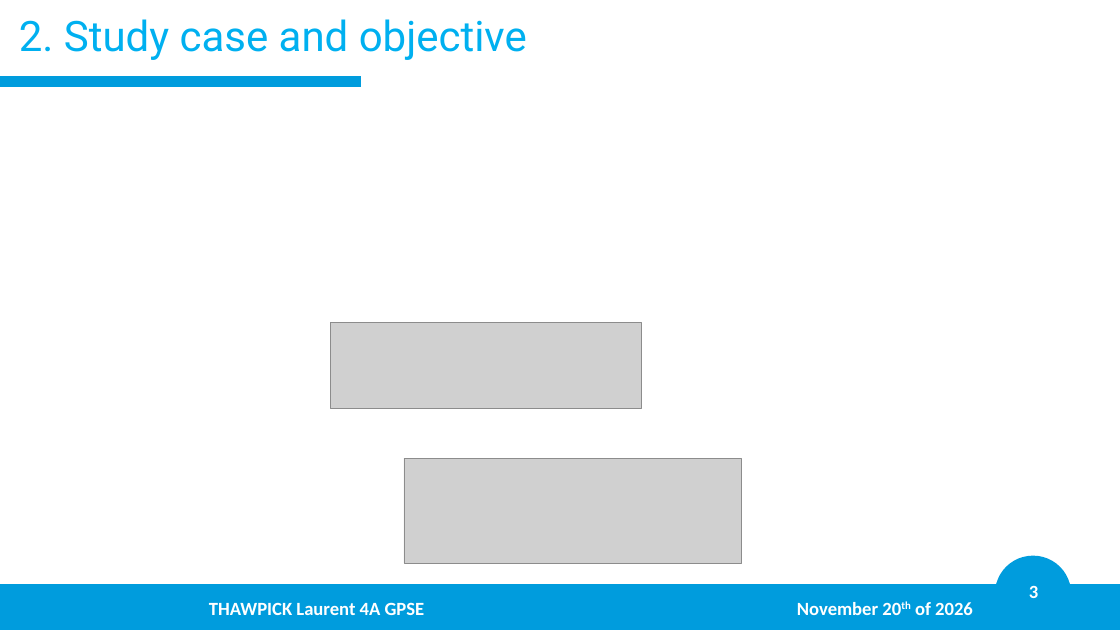
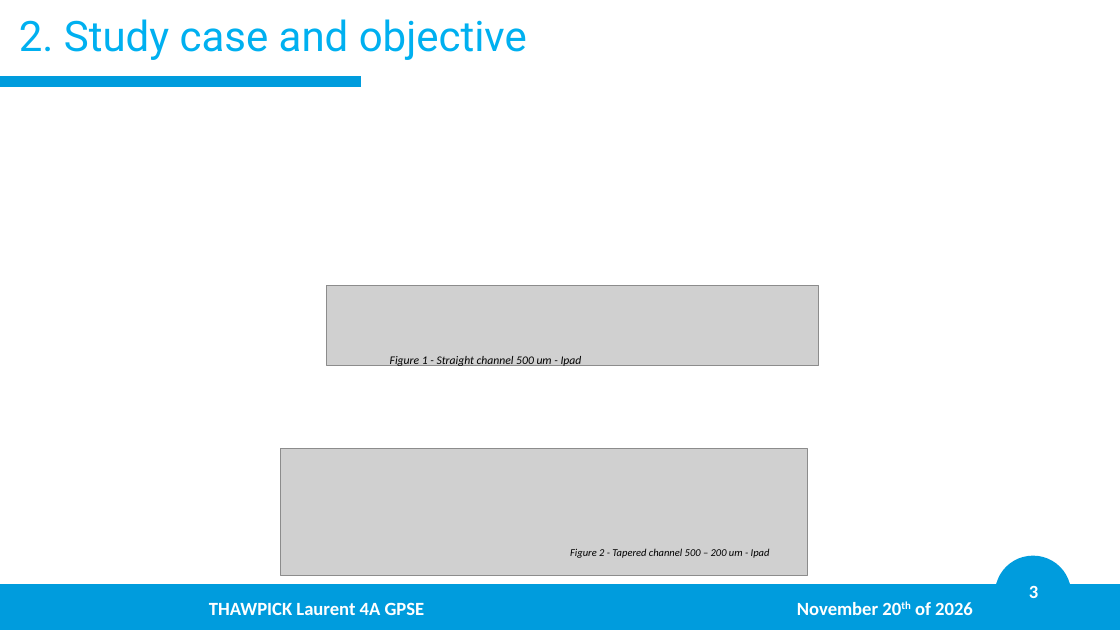
Before and after one commit to LaurentThaw/plasma-tubing, a slide deck: slide 3 of PDR for 20.11.26/PDR.pptx. Drawn at 1120x630 pixels with LibreOffice and Linux fonts; fonts in the diff are those of the drawing; grey boxes stand for pictures; background and template pictures are left out. Boxes give left, top, right and bottom in pixels: in the first picture for what was removed or moved away, otherwise in the second. Text is boxed around its words. In the diff, an @@ line names an element or a change of style, - is before the commit and + after.

```diff
--- a/PDR for 20.11.26/PDR.pptx
+++ b/PDR for 20.11.26/PDR.pptx
@@ picture: place and size @@
-picture at [331,323,642,408]
+picture at [327,286,819,365]
@@ text added at [390,356,582,367], 10 pt, text #000000, italic @@
+Figure 1 - Straight channel 500 um - Ipad
@@ picture: place and size @@
-picture at [404,458,742,563]
+picture at [281,449,807,576]
@@ text added at [570,548,770,558], 9 pt, text #000000, italic @@
+Figure 2 - Tapered channel 500 – 200 um - Ipad
```
Also in this commit, not shown: 12 other slides changed, 8 other files.
